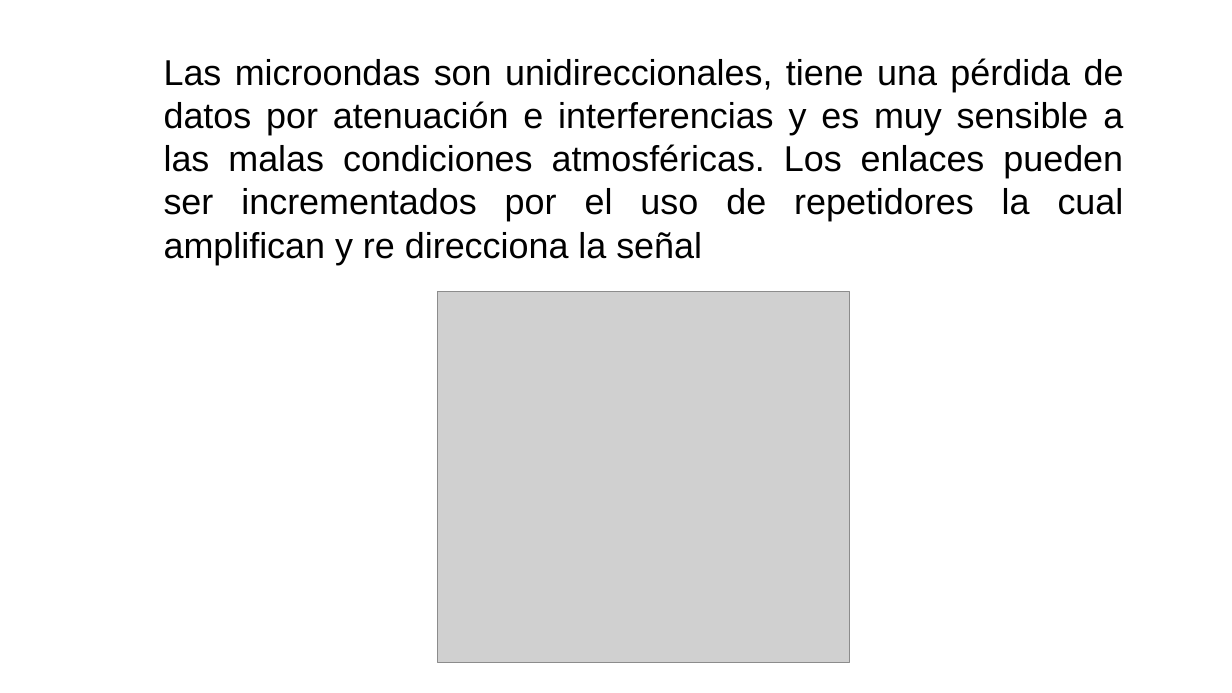
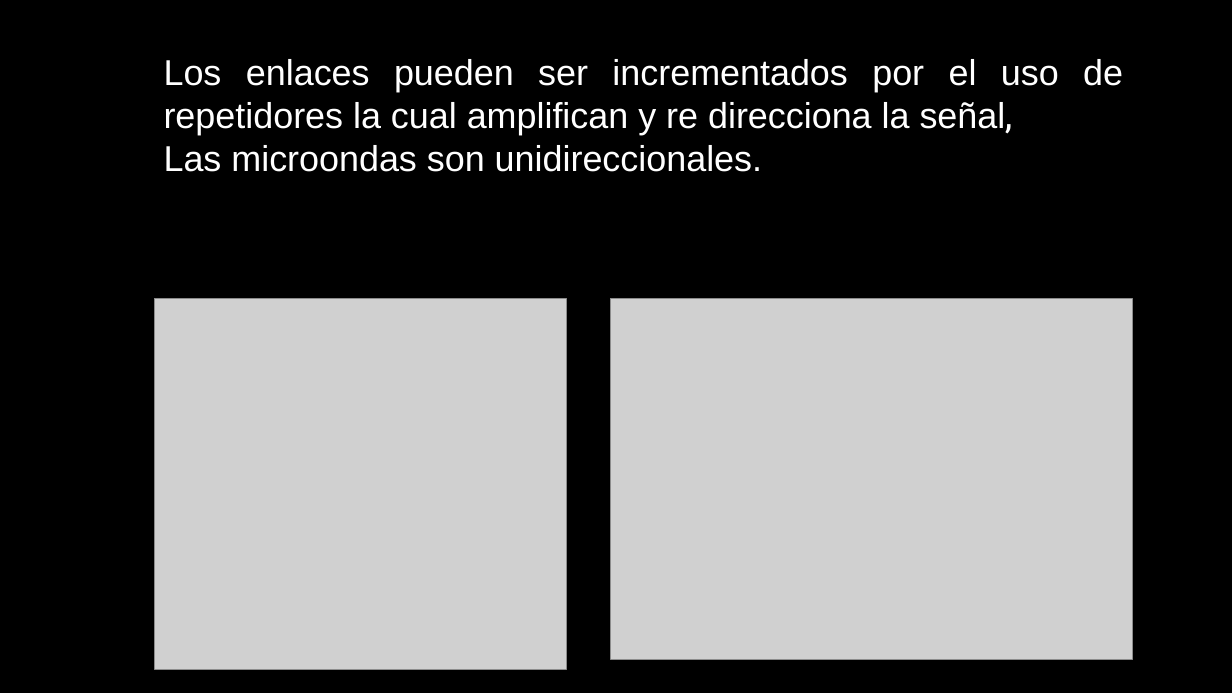
Before and after one commit to SM-ROOT/SM-ROOT, a slide deck: slide 7 of 9°A/Telecomunicaciones/RA_9A_U4_E2.pptx. Drawn at 1232x693 pixels with LibreOffice and Linux fonts; fonts in the diff are those of the drawing; grey boxes stand for pictures; background and template pictures are left out. Boxes give left, top, right and bottom in pixels: in the first picture for what was removed or moved away, otherwise in the second. Text is boxed around its words. In the diff, an @@ line names an element or a change of style, - is before the commit and + after.

```diff
--- a/9°A/Telecomunicaciones/RA_9A_U4_E2.pptx
+++ b/9°A/Telecomunicaciones/RA_9A_U4_E2.pptx
@@ background #FFFFFF to picture (left out) @@
@@ text at <box>164,59,1123,172</box>: text changed; text colour #000000 to #FFFFFF @@
-Las microondas son unidireccionales, tiene una pérdida de datos por atenuación e interferencias y es muy sensible a las malas condiciones atmosféricas. Los enlaces pueden ser incrementados por el uso de repetidores la cual amplifican y re direcciona la señal
+Los enlaces pueden ser incrementados por el uso de repetidores la cual amplifican y re direcciona la señal,
+Las microondas son unidireccionales.
@@ picture: place and size @@
-picture at <box>437,292,849,663</box>
+picture at <box>154,299,567,669</box>
@@ picture added at <box>611,299,1133,659</box> @@
```
Also in this commit, not shown: 5 other slides changed, 8 slides added, 12 slides removed, 1 other file.
